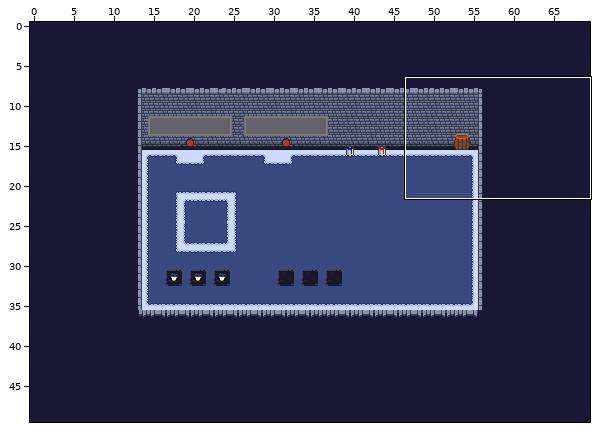
Tiled map, stored at FredflixAndChell/FredflixAndChell.CrossPlatform/Content/maps/winter_hub.tmx. The picture above shows the old version from afar; the outline marks the close-up.
Close-up. Old version:
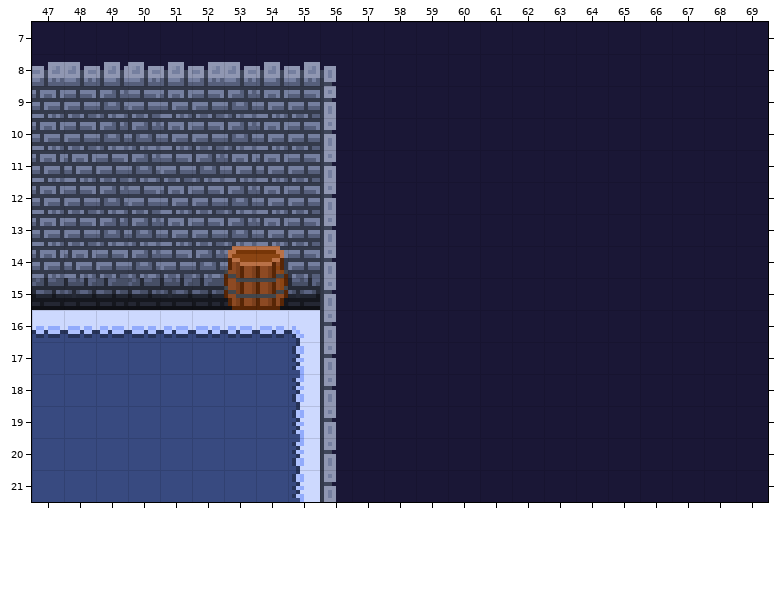
Cells are 8x8 px. Shown: x 47..69, y 7..21. The commit also changed other parts of the map, which this record leaves out.
Now the later version:
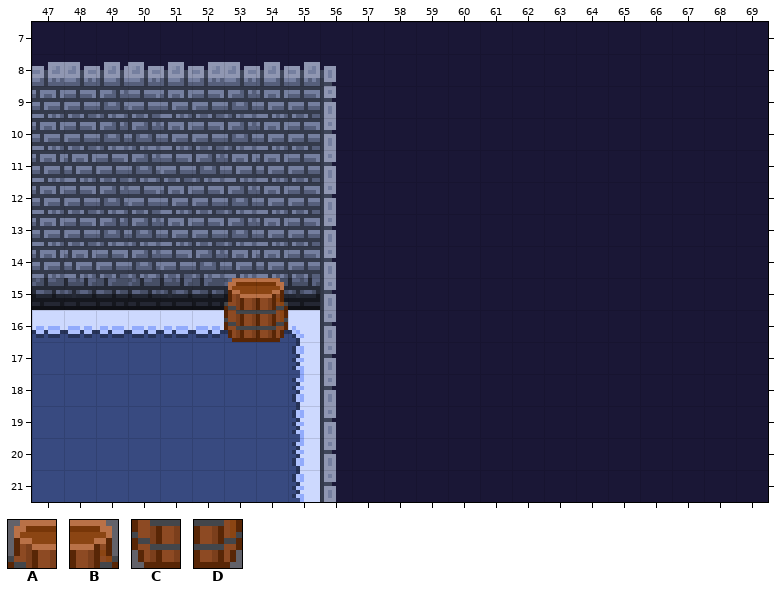
Key: from "winter": A 198, B 199, C 230, D 231.
_ is an empty cell, . an unchanged one.
Change:
--- layer "Floor Overlay 2"
@@ x 53..54 @@
-14 AB
-15 CD
-16 __
+14 __
+15 AB
+16 CD
Changed places in both close-ups, as pixel boxes (x1, y1, x2, y2):
changed: (224, 246, 288, 342)
